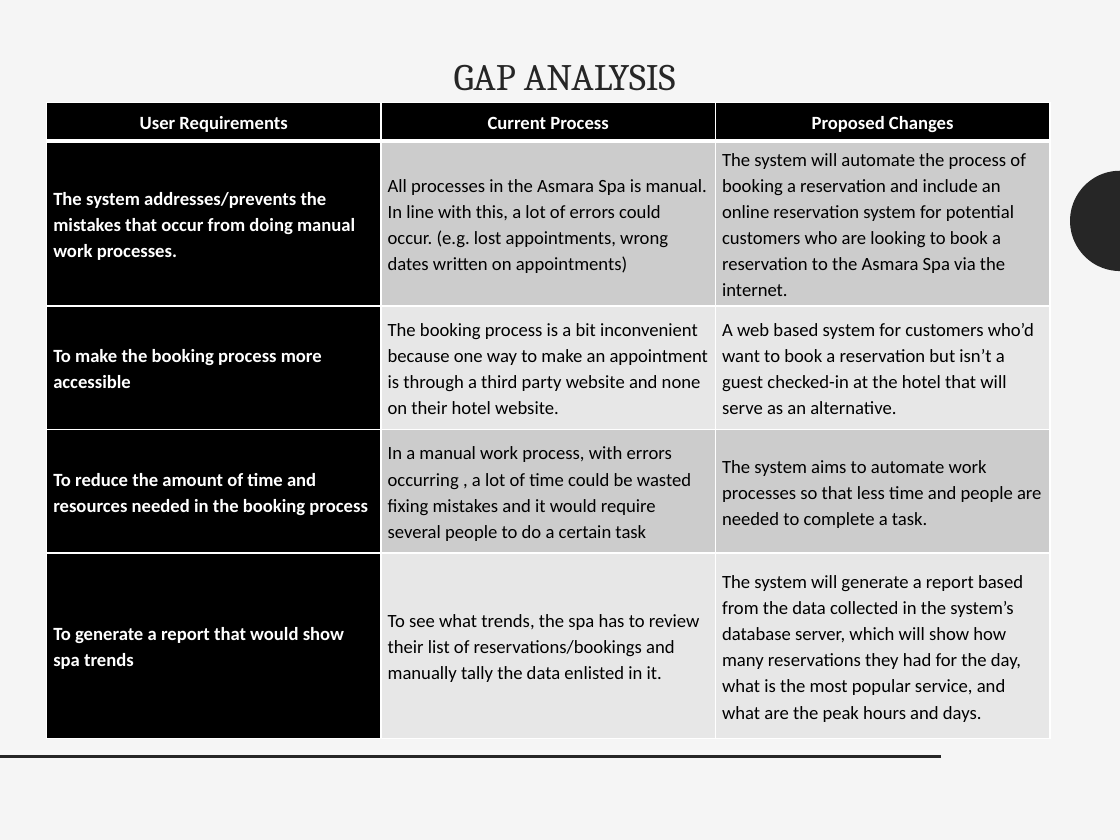
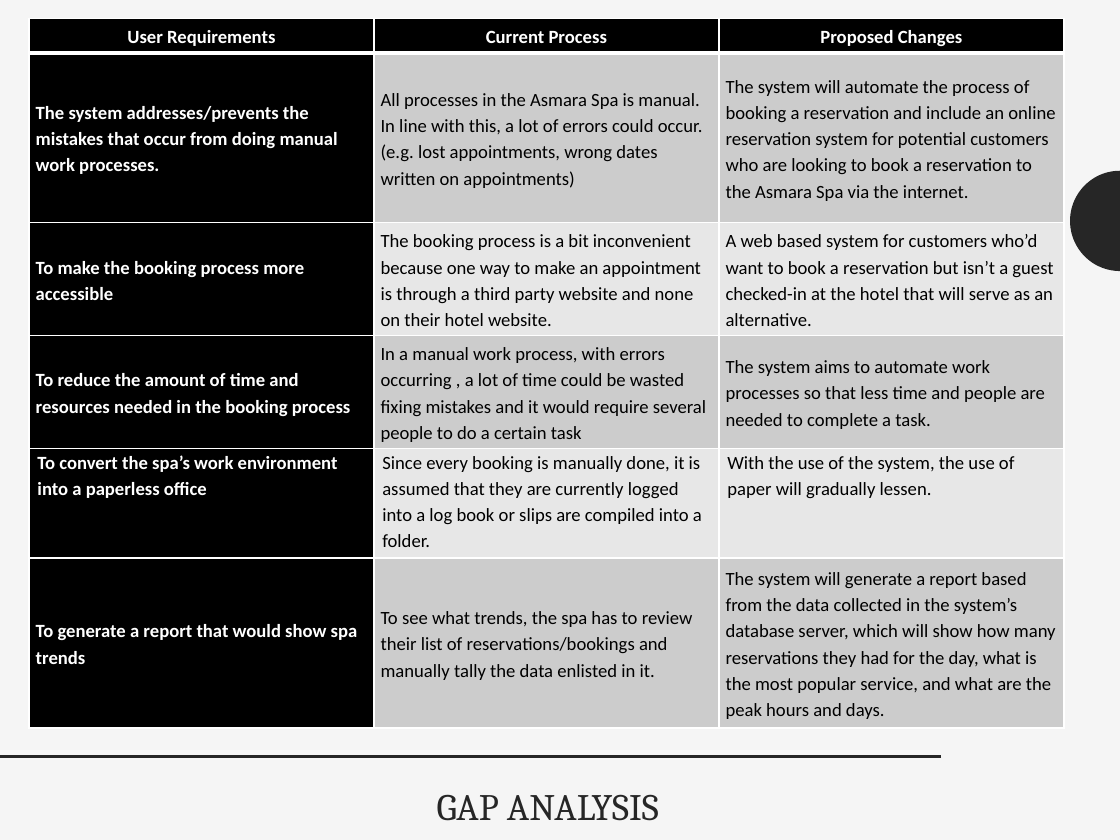
Before and after one commit to seans888/H-Spa, a slide deck: slide 42 of Documents/Final Document/Hotel-Spa-Reservation-System.pptx (slide 40 before the commit). Drawn at 1120x840 pixels with LibreOffice and Linux fonts; fonts in the diff are those of the drawing. Boxes give left, top, right and bottom in pixels: in the first picture for what was removed or moved away, otherwise in the second. Text is boxed around its words. In the diff, an @@ line names an element or a change of style, - is before the commit and + after.

```diff
--- a/Documents/Final Document/Hotel-Spa-Reservation-System.pptx
+++ b/Documents/Final Document/Hotel-Spa-Reservation-System.pptx
@@ table at [29,19,1064,728] @@
+row 5: To convert the spa’s work environment into a paperless office | Since every booking is manually done, it is assumed that they are currently logged into a log book or slips are compiled into a folder. | With the use of the system, the use of paper will gradually lessen.
@@ table: place and size @@
-table at [47,103,1052,739]
+table at [29,19,1064,728]
@@ text "GAP ANALYSIS": place and size @@
-text "GAP ANALYSIS" at [454,64,676,91]
+text "GAP ANALYSIS" at [437,794,659,821]
```
Also in this commit, not shown: 7 other slides changed, 2 slides added, 2 other files.
